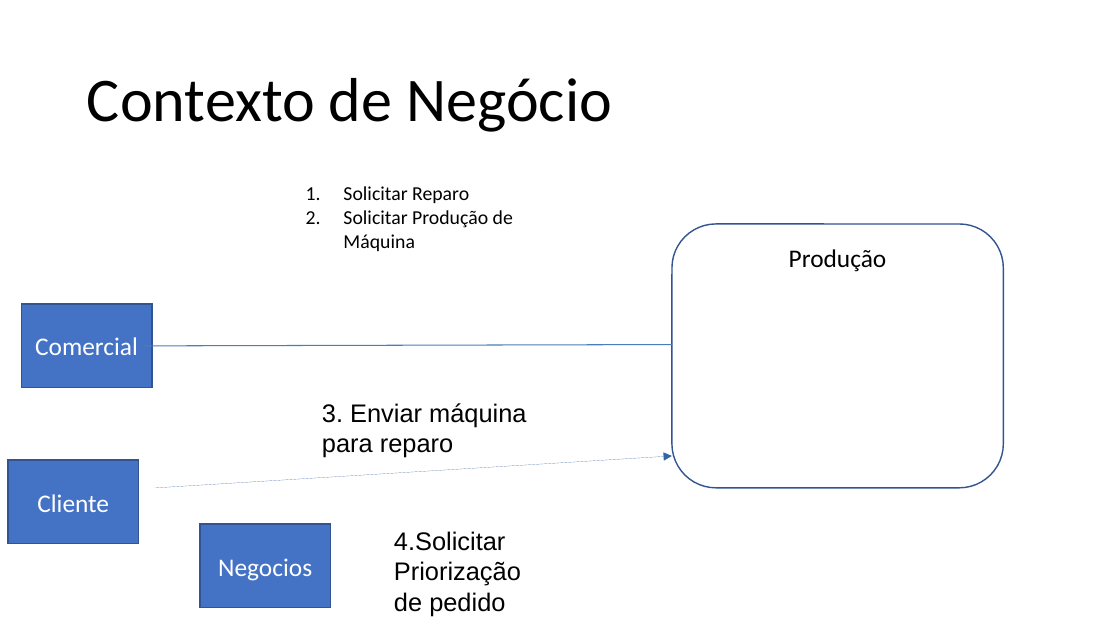
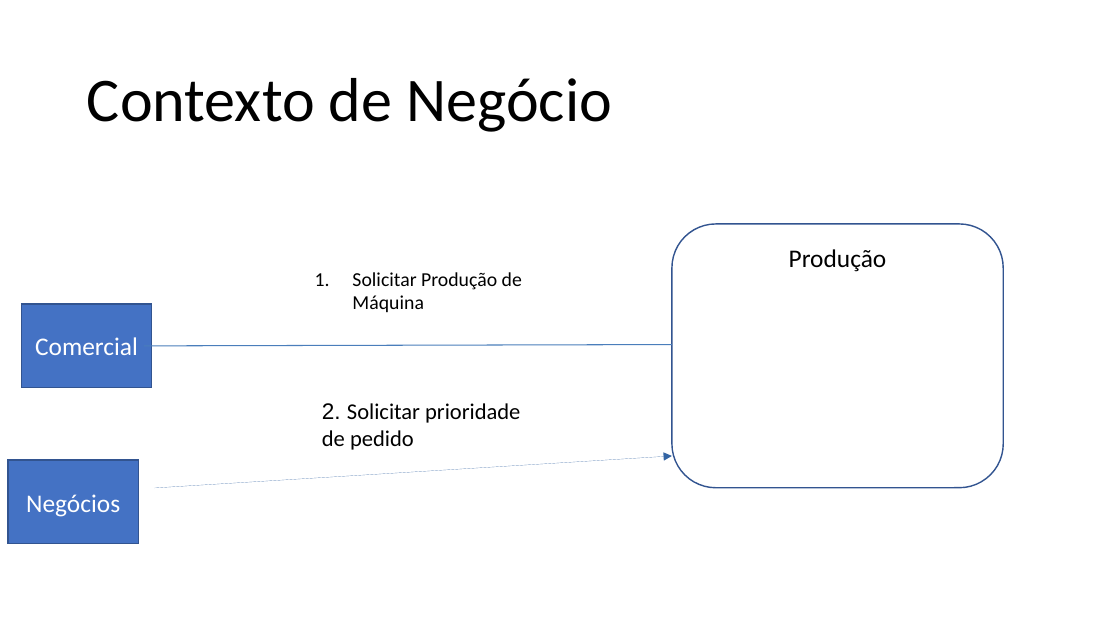
Before and after one commit to lmoraesImpacta/OPE, a slide deck: slide 1 of Artefatos/15-ArquiteturaDeNegocioParaCadaCenario.pptx. Drawn at 1120x630 pixels with LibreOffice and Linux fonts; fonts in the diff are those of the drawing. Boxes give left, top, right and bottom in pixels: in the first picture for what was removed or moved away, otherwise in the second. Text is boxed around its words. In the diff, an @@ line names an element or a change of style, - is before the commit and + after.

Commit message:
aretfatos 18 e 19 para pdf

```diff
--- a/Artefatos/15-ArquiteturaDeNegocioParaCadaCenario.pptx
+++ b/Artefatos/15-ArquiteturaDeNegocioParaCadaCenario.pptx
@@ text at (x1=343, y1=186, x2=469, y2=204): paragraph removed @@
-1. Solicitar Reparo
@@ text "Solicitar Produção de Máquina" moved from (x1=343, y1=186, x2=513, y2=252) to (x1=352, y1=272, x2=522, y2=313) @@
@@ text at (x1=322, y1=403, x2=520, y2=450): text changed; size 18 to 16 pt; font Arial to Calibri @@
-3. Enviar máquina para reparo
+2. Solicitar prioridade de pedido
@@ text in rectangle at (x1=26, y1=494, x2=120, y2=517): text changed @@
-Cliente
+Negócios
@@ rectangle removed at (x1=200, y1=524, x2=330, y2=608) @@
-Negocios
@@ text removed at (x1=394, y1=531, x2=521, y2=616) @@
-4.Solicitar Priorização de pedido
```
Also in this commit, not shown: 1 other slide changed, 2 slides removed, 6 other files.
